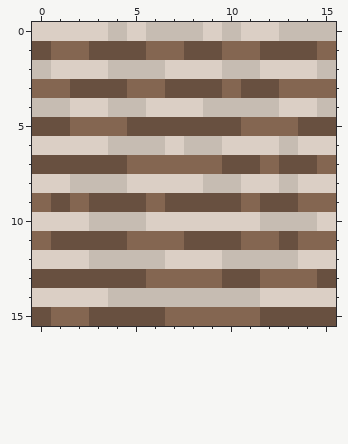
Pixel-art sprite, stored at src/main/resources/assets/nfc/stationapi/textures/block/machines/heat_coil.png. Above: the version before the commit.
The file is 16x16 pixels.
Once edited:
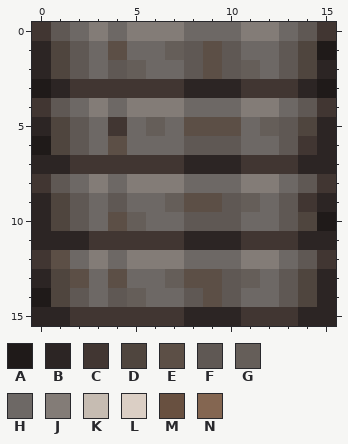
Palette (. is transparent): A #1f1a19  B #2c2524  C #413632  D #4f453e  E #5c4f46  F #5f5854  G #655e59  H #6d6865  J #837c77  K #c6bcb2  L #dbcfc5  M #685040  N #846651
From old to new:
Changed rows in their new state; - is an unchanged pixel.
first column x 0:
 0 CFHJHJJJHHHJJHFC
 1 BDFHEHHGFEFHHFDA
 2 BDFHFGHHFEFGHFDB
 3 ABCCCCCCBBBCCCBA
 4 CFHJHJJJHHHJJHFC
 5 BDFHCHGHEEEHGFDB
 6 ADFHEHHHFFFHHFCB
 7 BBCCCCCCBBBCCCBB
 8 CFHJHJJJHHHJJHFC
 9 BDFHFHHGEEFGHFCB
10 BDFHEGHHFFFHHFDA
11 BBBCCCCCBBBCCCBB
12 CEHJHJJJHHHJJHFC
13 BDEHEHHGEEFGHFDB
14 ADFHFGHHFEFHHFDB
15 BBCCCCCCBBBCCCBB
Pixel boxes of the changes (left, top, right, bottom) in both pictures:
changed: (32, 22, 336, 326)
